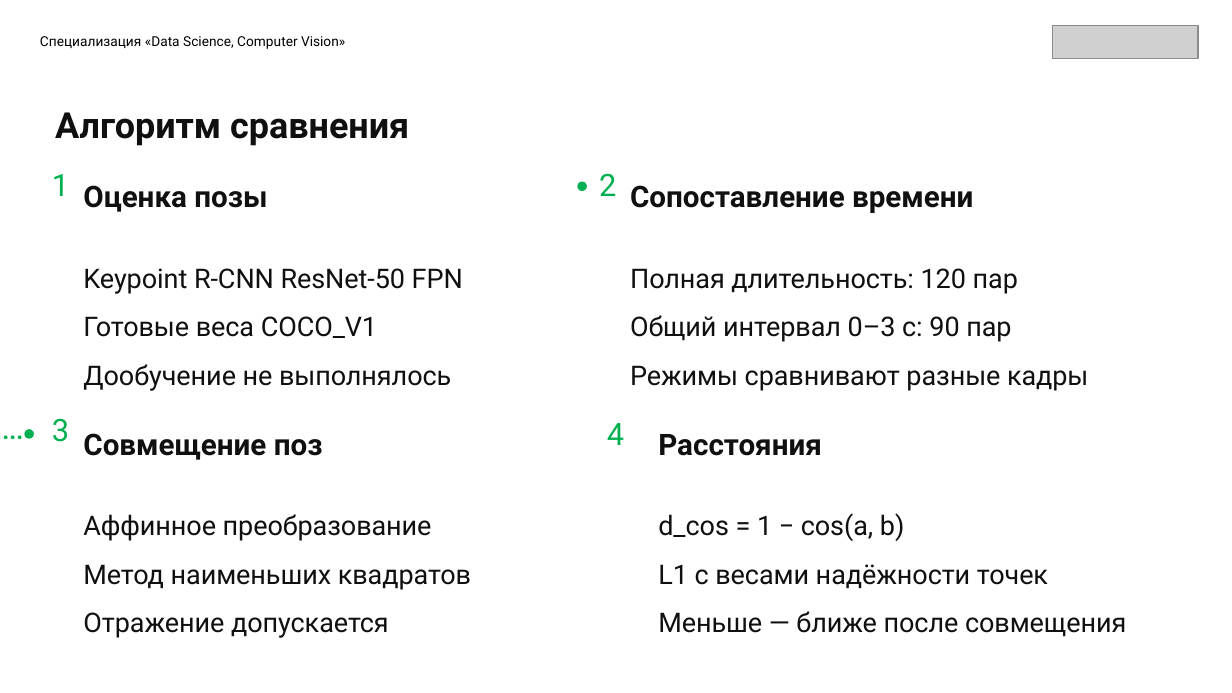
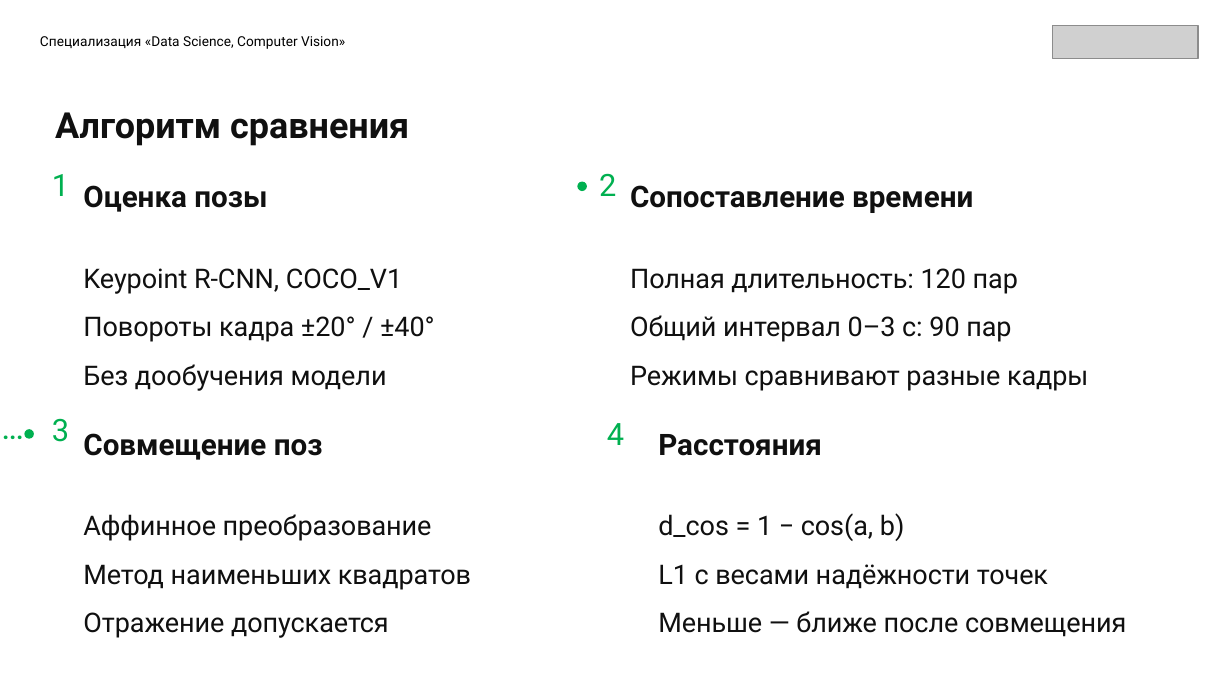
Before and after one commit to Enfox/sf_data_science, a slide deck: slide 6 of PROJECT_EASY-MOTION/presentation/Easy_Motion.pptx. Drawn at 1232x693 pixels with LibreOffice and Linux fonts; fonts in the diff are those of the drawing; grey boxes stand for pictures; background and template pictures are left out. Boxes give left, top, right and bottom in pixels: in the first picture for what was removed or moved away, otherwise in the second. Text is boxed around its words. In the diff, an @@ line names an element or a change of style, - is before the commit and + after.

```diff
--- a/PROJECT_EASY-MOTION/presentation/Easy_Motion.pptx
+++ b/PROJECT_EASY-MOTION/presentation/Easy_Motion.pptx
@@ text at [83, 268, 435, 391]: text changed @@
-Keypoint R-CNN ResNet-50 FPN
-Готовые веса COCO_V1
-Дообучение не выполнялось
+Keypoint R-CNN, COCO_V1
+Повороты кадра ±20° / ±40°
+Без дообучения модели
```
Also in this commit, not shown: 3 other slides changed, 21 other files.
